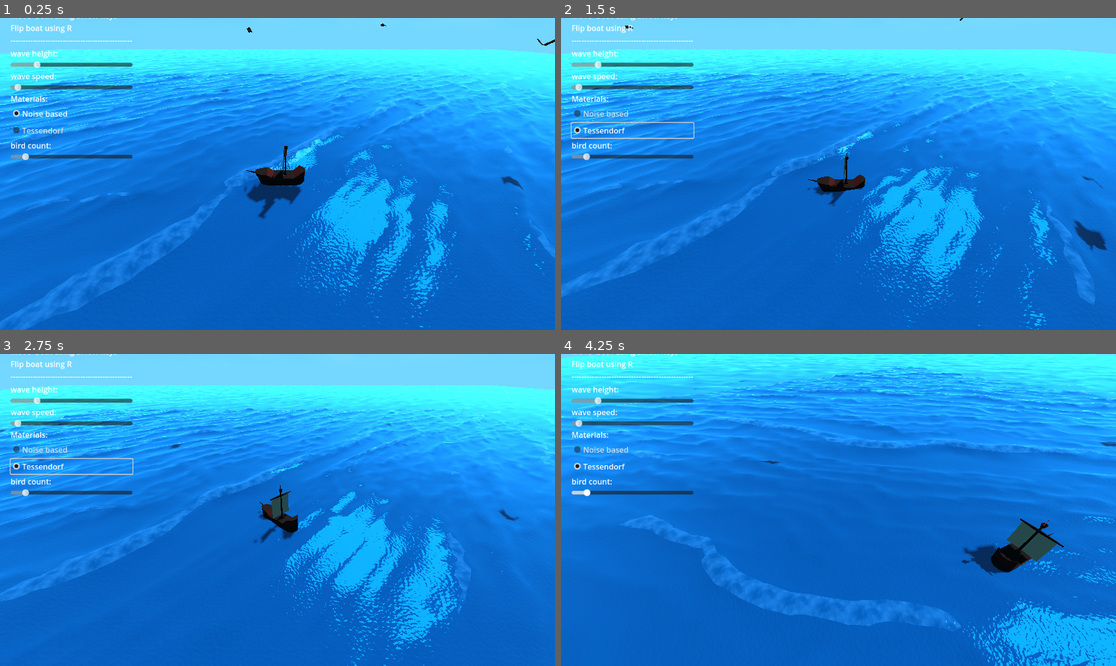
Above: before the commit, frames 1-4 (two rows, left to right).
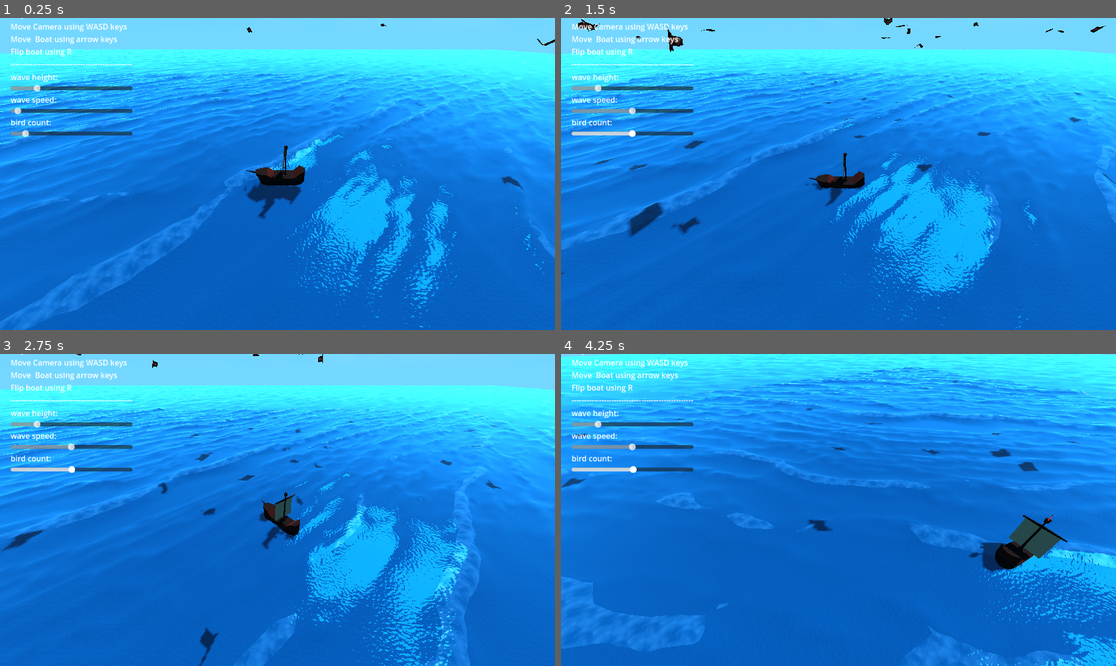
Above: after the commit, the same moments.

Repository: D0V4HKIIN/cs-341-computer-graphics-project
Game: Godot game, scene res://Main.tscn
The game is run twice, just before and just after one commit, with the same random seed, the same clock (stepped at 60 frames per second) and the same inputs.
Inputs (mouse positions are in pixels of both pictures, inside the frame that each line leads up to):
- Up to frame 1 (0.25 s): no input
- Up to frame 2 (1.5 s): click (633, 114) at 0.5 s, where only the run before the commit has a clickable "Noise based"; click (633, 130) at 1.25 s, where only the run before the commit has a clickable "Tessendorf"
- Up to frame 3 (2.75 s): move the mouse to (399, 494) at 2.02 s; press the mouse at (399, 494) at 2.03 s; hold Right (boat_right) from 2.03 s (still down)
- Up to frame 4 (4.25 s): move the mouse to (727, 525) at 2.77 s; release Right (boat_right) at 2.78 s; release the mouse at (727, 525) at 2.78 s; hold Down (boat_back) 2.78-3.53 s; click (727, 525) at 2.85 s; move the mouse to (894, 441) at 3.52 s; press the mouse at (894, 441) at 3.53 s; hold Right (boat_right) from 3.53 s (still down)

The runs differ from the first frame. In frame 1, 2.6% of the frame differs, in the area x 1-24%, y 0-46%; in frame 2, 19%; in frame 3, 19%; in frame 4, 23%, in the area x 0-100%, y 0-100%.

Commit message:
removed unused buttons

Diff:
--- a/seas-341_captain_hooks_black_pearl/settings2.gd
+++ b/seas-341_captain_hooks_black_pearl/settings2.gd
@@ -22,17 +22,3 @@
 func change_birds(value):
 	birds.multimesh.set_instance_count(value);
 	birds.setup()
-
-func _noise_pressed():
-	print("noise")
-	var water_meshes = ocean.getWater();
-
-	for water in water_meshes:
-		water.material_override = noise_material;
-
-func _tessendorf_pressed():
-	print("tessendorf")
-	var water_meshes = ocean.getWater();
-
-	for water in water_meshes:
-		water.material_override = tessendorf_material;
--- a/seas-341_captain_hooks_black_pearl/settings2.tscn
+++ b/seas-341_captain_hooks_black_pearl/settings2.tscn
@@ -1,7 +1,6 @@
-[gd_scene load_steps=3 format=3 uid="uid://cmhqa30lx5onx"]
+[gd_scene load_steps=2 format=3 uid="uid://cmhqa30lx5onx"]
 
 [ext_resource type="Script" path="res://settings2.gd" id="1_husos"]
-[ext_resource type="ButtonGroup" uid="uid://dowunxuevdlwh" path="res://material_group.tres" id="2_xv8cx"]
 
 [node name="Control" type="Control"]
 layout_mode = 3
@@ -66,22 +65,6 @@
 step = 0.05
 value = 0.1
 
-[node name="Label2" type="Label" parent="MarginContainer/VBoxContainer"]
-layout_mode = 2
-text = "Materials:
-"
-
-[node name="noise_button" type="CheckBox" parent="MarginContainer/VBoxContainer"]
-layout_mode = 2
-button_pressed = true
-button_group = ExtResource("2_xv8cx")
-text = "Noise based"
-
-[node name="tessendorf_button" type="CheckBox" parent="MarginContainer/VBoxContainer"]
-layout_mode = 2
-button_group = ExtResource("2_xv8cx")
-text = "Tessendorf"
-
 [node name="bird count" type="Label" parent="MarginContainer/VBoxContainer"]
 layout_mode = 2
 text = "bird count:"
@@ -93,6 +76,4 @@
 
 [connection signal="value_changed" from="MarginContainer/VBoxContainer/wave_height slider" to="." method="change_wave_height"]
 [connection signal="value_changed" from="MarginContainer/VBoxContainer/wave speed slider" to="." method="change_wave_speed"]
-[connection signal="pressed" from="MarginContainer/VBoxContainer/noise_button" to="." method="_noise_pressed"]
-[connection signal="pressed" from="MarginContainer/VBoxContainer/tessendorf_button" to="." method="_tessendorf_pressed"]
 [connection signal="value_changed" from="MarginContainer/VBoxContainer/bird count slider" to="." method="change_birds"]
--- a/seas-341_captain_hooks_black_pearl/water_noise_based_material.tres
+++ b/seas-341_captain_hooks_black_pearl/water_noise_based_material.tres
@@ -15,7 +15,7 @@
 render_priority = 0
 shader = ExtResource("1_whmqm")
 shader_parameter/water_displacement = Vector2(0, 0)
-shader_parameter/cpu_time = 63.8571
+shader_parameter/cpu_time = 2.02315
 shader_parameter/height_scale = 2.0
 shader_parameter/noise_frequency = 0.05
 shader_parameter/wave_speed = 0.05
